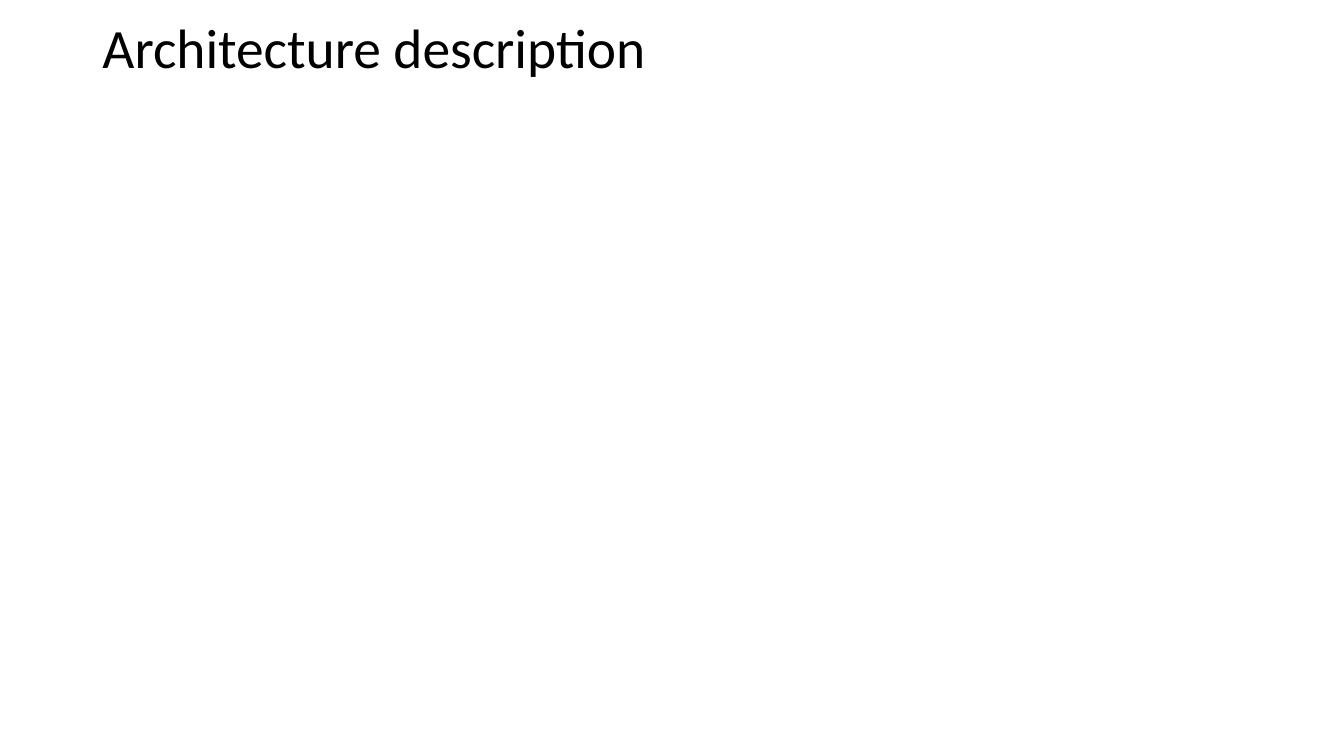
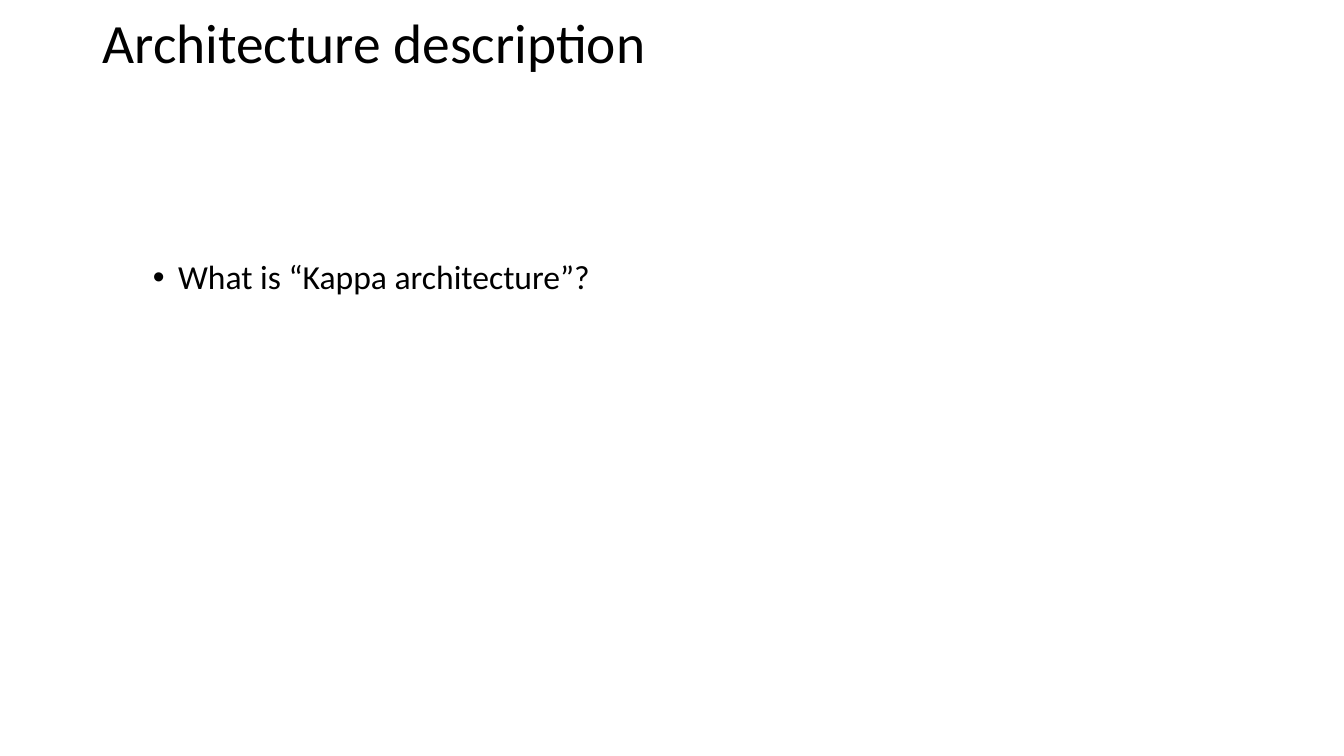
Before and after one commit to E0146954/Architecture-CA, a slide deck: slide 6 of ArchCA.pptx. Drawn at 1344x756 pixels with LibreOffice and Linux fonts; fonts in the diff are those of the drawing. Boxes give left, top, right and bottom in pixels: in the first picture for what was removed or moved away, otherwise in the second. Text is boxed around its words. In the diff, an @@ line names an element or a change of style, - is before the commit and + after.

```diff
--- a/ArchCA.pptx
+++ b/ArchCA.pptx
@@ title "Architecture description": place and size @@
-title "Architecture description" at bbox=[102, 29, 645, 77]
+title "Architecture description" at bbox=[102, 24, 645, 72]
@@ text added at bbox=[178, 265, 590, 295], 24 pt, text #000000 @@
+  • What is “Kappa architecture”?
```
Also in this commit, not shown: 3 other slides changed, 1 slide added.
